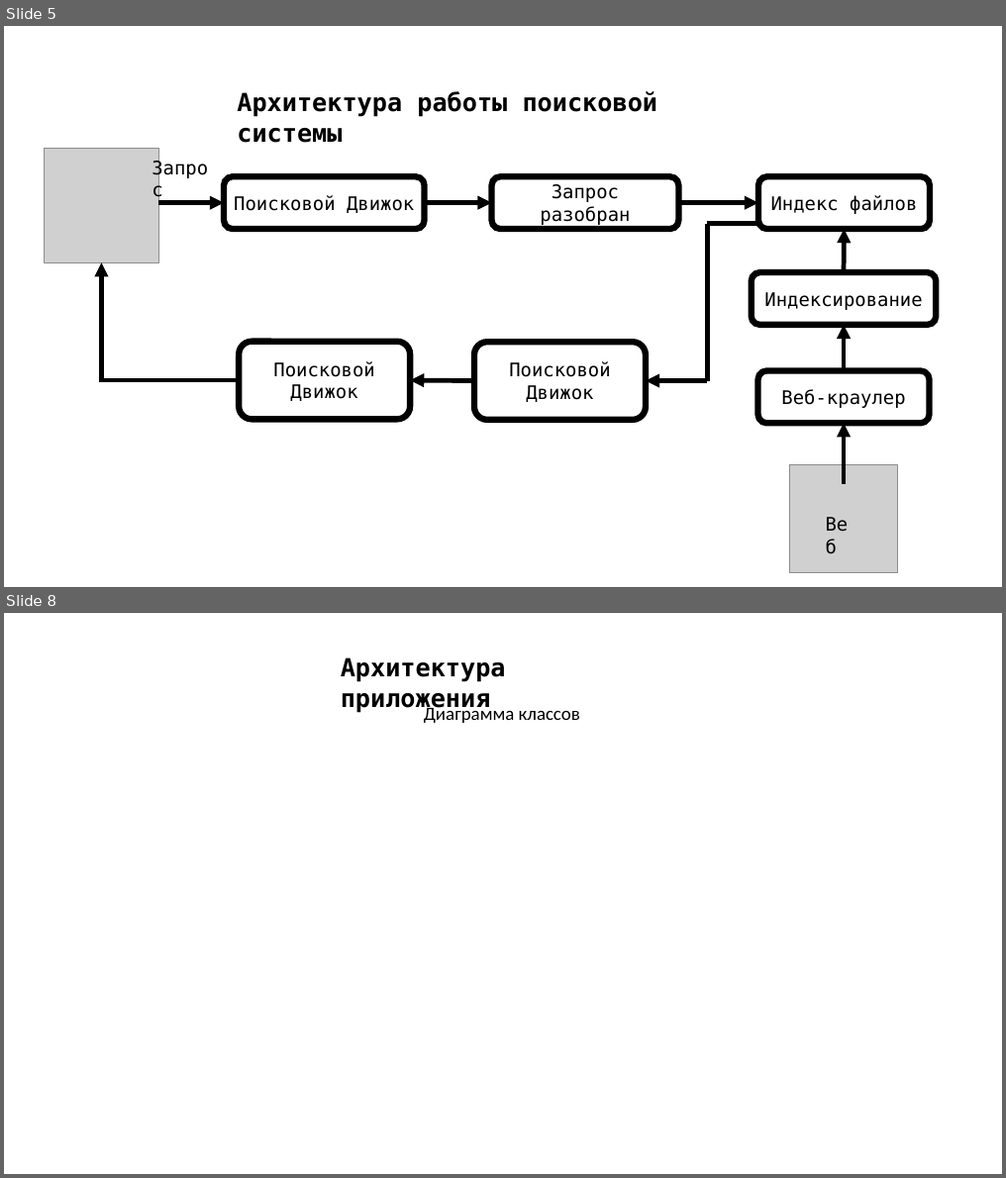
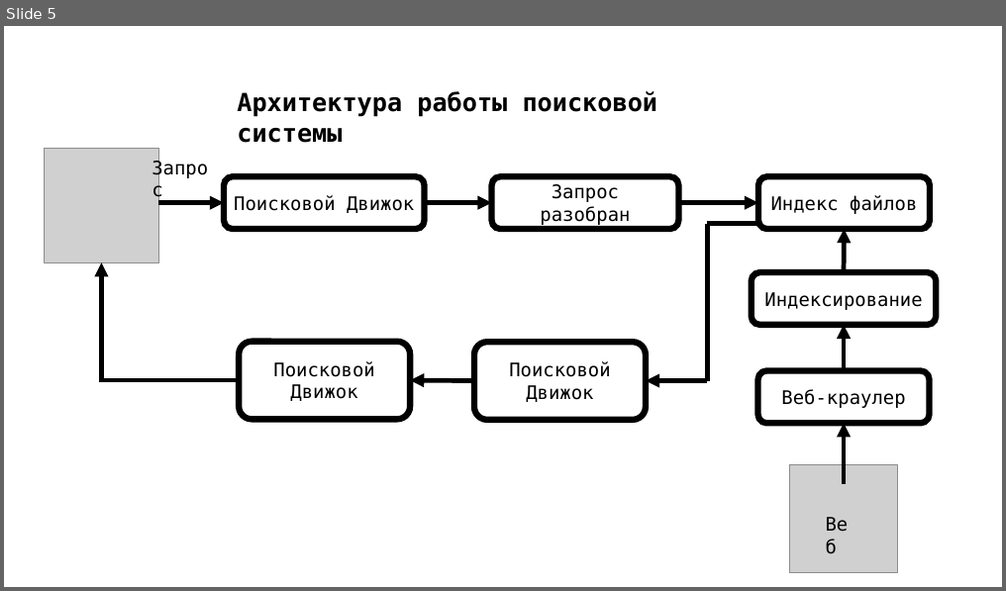
Before and after one commit to 0xK3rn0de/kursach_search, a slide deck: преза.pptx. Shown one above the other, each under a label of ours: slides 5 and 8 before the commit, slide 5 after it; the slides between them are not shown. The pictures are 1006x1178 and 1006x591 pixels, drawn with LibreOffice and Linux fonts; fonts in the diff are those of the drawing; grey boxes stand for pictures. Boxes give left, top, right and bottom in pixels: in the first picture for what was removed or moved away, otherwise in the second. Text is boxed around its words. In the diff, an @@ line names an element or a change of style, - is before the commit and + after.

```diff
--- a/преза.pptx
+++ b/преза.pptx
@@ slide 8 removed at box(4, 613, 1002, 1174), background #FFFFFF @@
@@ text removed at box(341, 658, 506, 713) @@
-Архитектура приложения
@@ text removed at box(424, 704, 580, 723) @@
-Диаграмма классов
```
Also in this commit, not shown: 2 slides changed, 7 slides added, 10 other slides removed, 15 other files.
